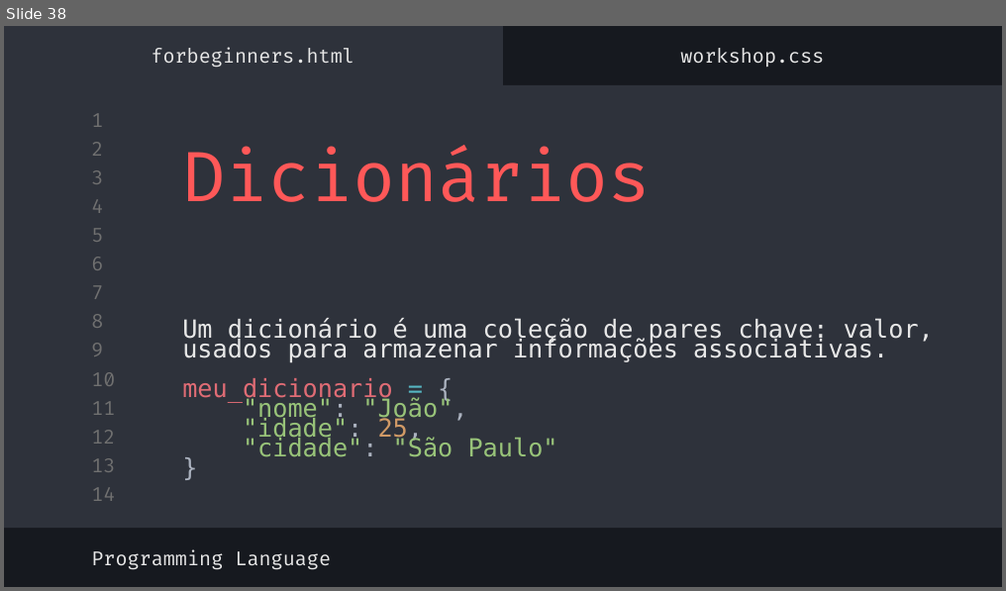
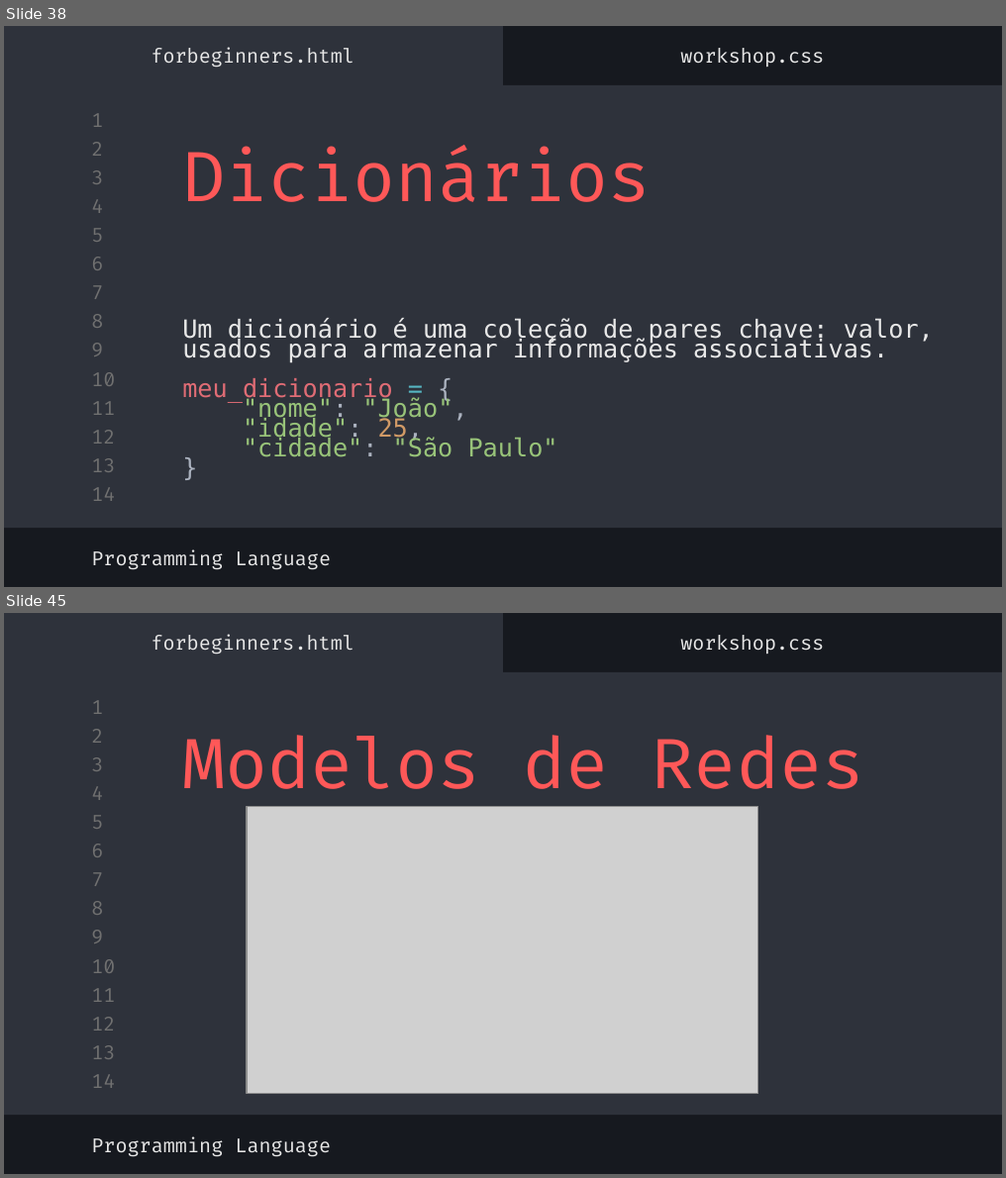
Before and after one commit to MatheusgMoreira/logica_programacao, a slide deck: lógica_de_programação.pptx. Shown one above the other, each under a label of ours: slide 38 before the commit, slides 38 and 45 after it; the slides between them are not shown. The pictures are 1006x591 and 1006x1178 pixels, drawn with LibreOffice and Linux fonts; fonts in the diff are those of the drawing; grey boxes stand for pictures. Boxes give left, top, right and bottom in pixels: in the first picture for what was removed or moved away, otherwise in the second. Text is boxed around its words. In the diff, an @@ line names an element or a change of style, - is before the commit and + after.

```diff
--- a/lógica_de_programação.pptx
+++ b/lógica_de_programação.pptx
@@ slide 45 added at <box>4,613,1002,1174</box>, background #16191F; not listed: 16 template elements that a slide beside it also shows @@
@@ subtitle added at <box>152,635,354,655</box>, 14 pt, text #E7E7E7 @@
+forbeginners.html
@@ subtitle added at <box>680,635,824,654</box>, 14 pt, text #E7E7E7 @@
+workshop.css
@@ title added at <box>182,735,864,808</box>, 50 pt, text #FF5858 @@
+Modelos de Redes
@@ picture added at <box>247,807,757,1094</box> @@
@@ subtitle added at <box>91,1137,331,1157</box>, 14 pt, text #E7E7E7 @@
+Programming Language
```
Also in this commit, not shown: 8 other slides added.
